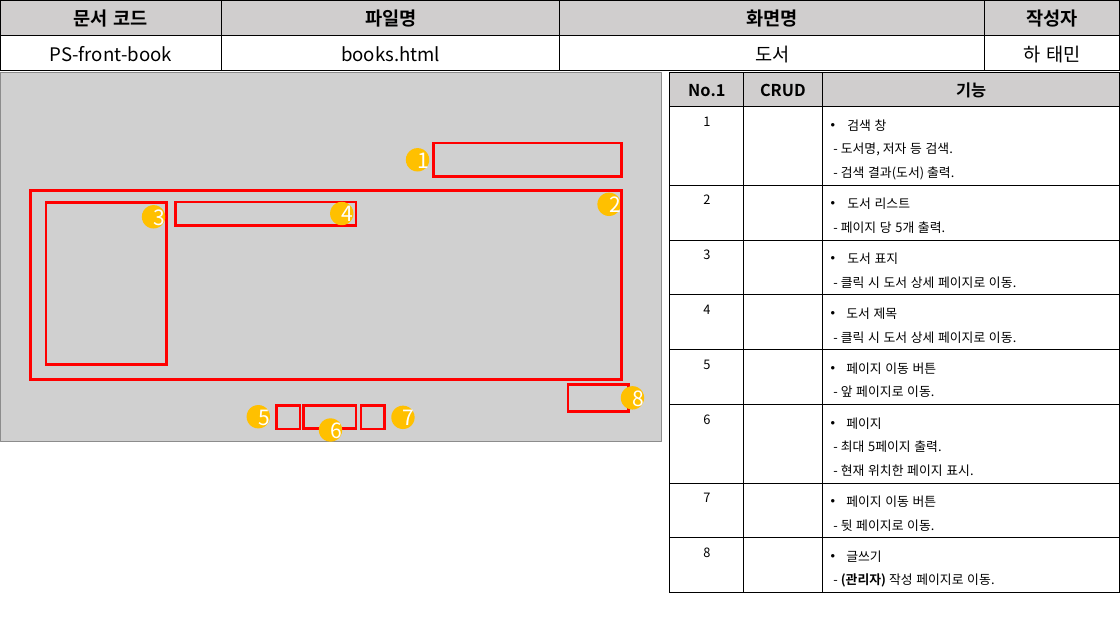
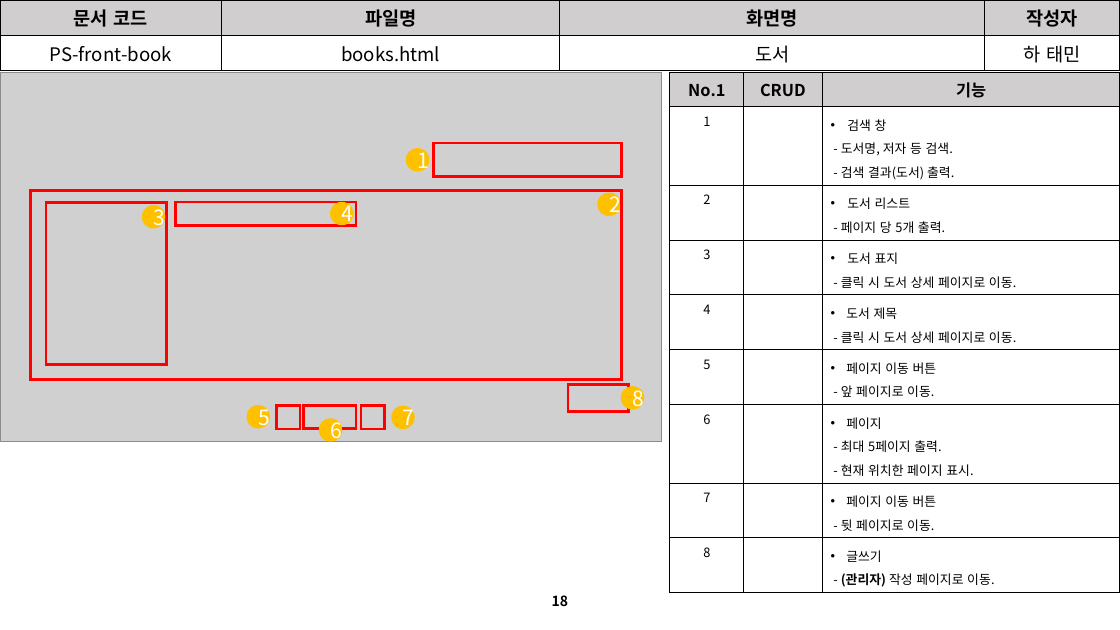
Before and after one commit to David-Ha-1217/Publisher_Portfolio, a slide deck: slide 18 of Documents/화면설계서.pptx (slide 17 before the commit). Drawn at 1120x630 pixels with LibreOffice and Linux fonts; fonts in the diff are those of the drawing; grey boxes stand for pictures. Boxes give left, top, right and bottom in pixels: in the first picture for what was removed or moved away, otherwise in the second. Text is boxed around its words. In the diff, an @@ line names an element or a change of style, - is before the commit and + after.

```diff
--- a/Documents/화면설계서.pptx
+++ b/Documents/화면설계서.pptx
@@ page number added at bbox=[552, 595, 568, 606], 12 pt, text #000000, bold @@
+18
```
Also in this commit, not shown: 24 other slides changed, 3 slides added, 2 slides removed, 1 other file.
